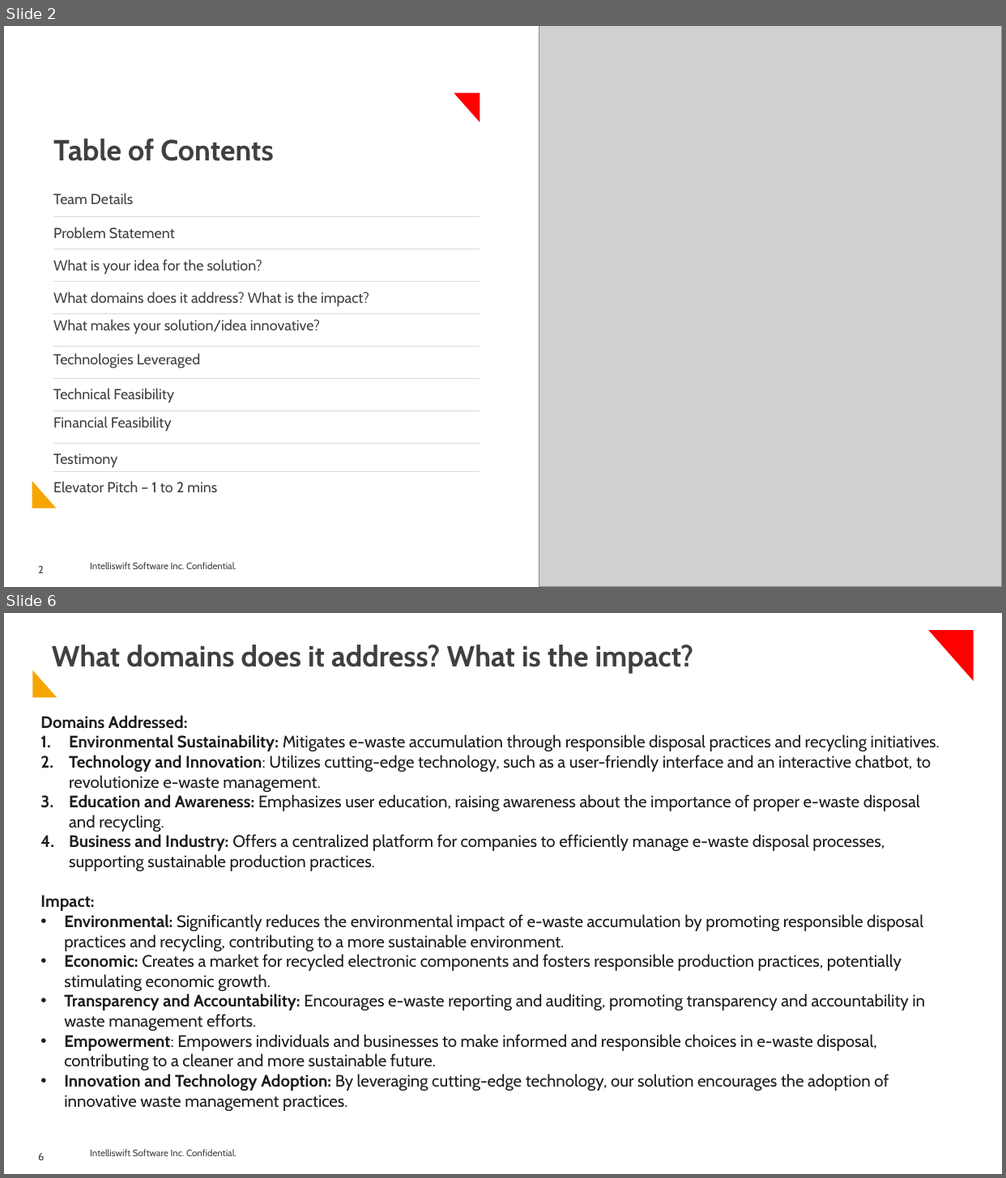
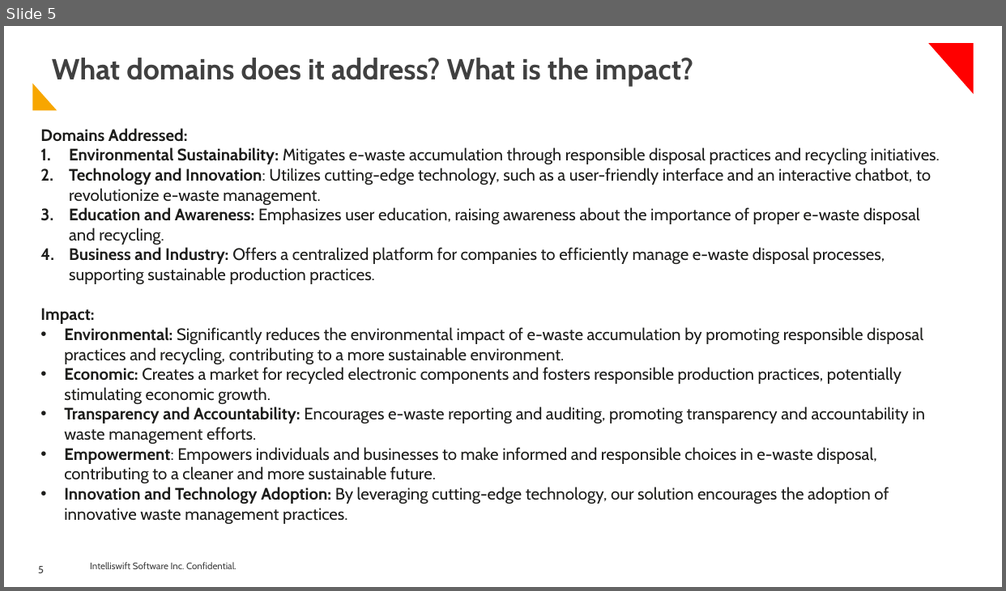
Before and after one commit to shuence/ELocate, a slide deck: I-nnovate_Hackathon Spam Byte Submission.pptx. Shown one above the other, each under a label of ours: slides 2 and 6 before the commit, slide 5 after it; the slides between them are not shown. The pictures are 1006x1178 and 1006x591 pixels, drawn with LibreOffice and Linux fonts; fonts in the diff are those of the drawing; grey boxes stand for pictures; background and template pictures are left out. Boxes give left, top, right and bottom in pixels: in the first picture for what was removed or moved away, otherwise in the second. Text is boxed around its words. In the diff, an @@ line names an element or a change of style, - is before the commit and + after.

```diff
--- a/I-nnovate_Hackathon Spam Byte Submission.pptx
+++ b/I-nnovate_Hackathon Spam Byte Submission.pptx
@@ slide 2 removed at (4, 26, 1002, 587), background #FFFFFF; not listed: 2 template elements that a slide beside it also shows @@
@@ picture removed at (539, 26, 1002, 587) @@
@@ freeform shape removed at (455, 93, 479, 121) @@
@@ title removed at (53, 139, 273, 161) @@
-Table of Contents
@@ text removed at (53, 193, 133, 204) @@
-Team Details
@@ line removed from (53, 217) to (479, 217) @@
@@ text removed at (53, 227, 175, 239) @@
-Problem Statement
@@ text removed at (53, 259, 262, 275) @@
-What is your idea for the solution?
@@ line removed from (53, 249) to (479, 249) @@
@@ text removed at (53, 292, 369, 307) @@
-What domains does it address? What is the impact?
@@ line removed from (53, 282) to (479, 282) @@
@@ line removed from (53, 314) to (479, 314) @@
@@ text removed at (53, 319, 320, 335) @@
-What makes your solution/idea innovative?
@@ line removed from (53, 347) to (479, 347) @@
@@ text removed at (53, 353, 200, 369) @@
-Technologies Leveraged
@@ line removed from (53, 378) to (479, 378) @@
@@ text removed at (53, 388, 174, 403) @@
-Technical Feasibility
@@ line removed from (53, 411) to (479, 411) @@
@@ text removed at (53, 416, 172, 432) @@
-Financial Feasibility
@@ line removed from (53, 444) to (479, 444) @@
@@ text removed at (53, 454, 117, 468) @@
-Testimony
@@ freeform shape removed at (32, 481, 56, 508) @@
@@ text removed at (53, 481, 217, 493) @@
-Elevator Pitch – 1 to 2 mins
@@ line removed from (53, 472) to (479, 472) @@
@@ what was slide 6 is now slide 5 @@
@@ page number at (38, 566, 44, 574): text changed @@
-6
+5
```
Also in this commit, not shown: 7 slides changed, 1 other slide removed.
